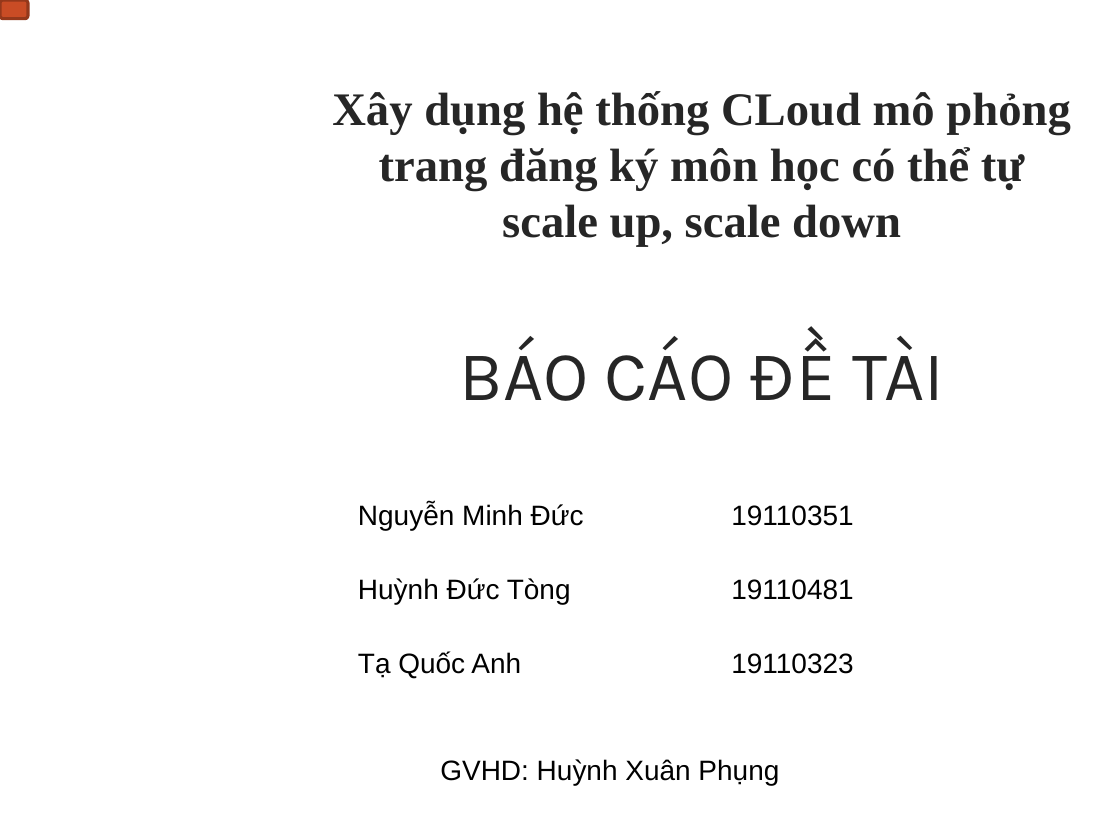
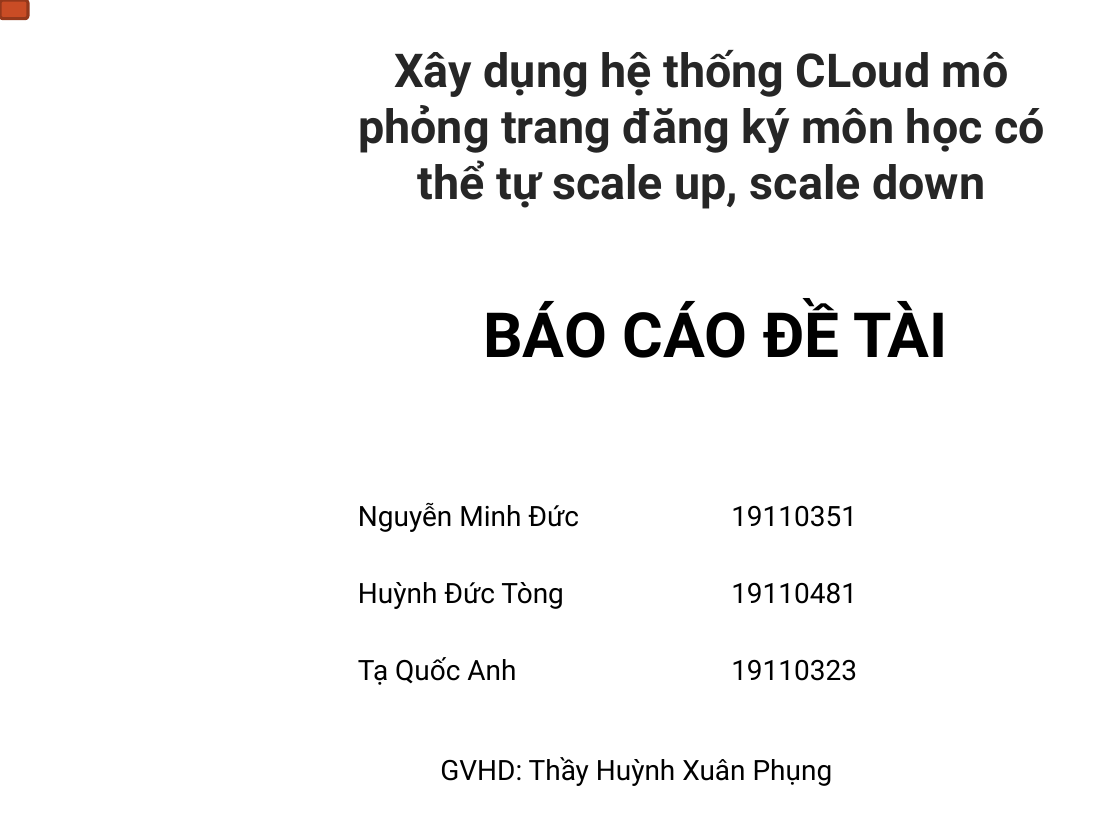
Before and after one commit to ducnhoxlatui/CloudComputing_Group30, a slide deck: slide 1 of BaoCaoCacTuan/BaoCaoCuoiKi.pptx. Drawn at 1120x840 pixels with LibreOffice and Linux fonts; fonts in the diff are those of the drawing; background and template pictures are left out. Boxes give left, top, right and bottom in pixels: in the first picture for what was removed or moved away, otherwise in the second. Text is boxed around its words. In the diff, an @@ line names an element or a change of style, - is before the commit and + after.

```diff
--- a/BaoCaoCacTuan/BaoCaoCuoiKi.pptx
+++ b/BaoCaoCacTuan/BaoCaoCuoiKi.pptx
@@ title at (x1=358, y1=50, x2=1045, y2=209): text changed; font Times New Roman to Roboto @@
-Xây dụng hệ thống CLoud mô phỏng trang đăng ký môn học có thể tự scale up, scale down
-BÁO CÁO ĐỀ TÀI
+Xây dụng hệ thống CLoud mô phỏng trang đăng ký môn học có thể tự scale up, scale down
@@ text added at (x1=483, y1=300, x2=948, y2=358), 40 pt, text #000000, bold @@
+BÁO CÁO ĐỀ TÀI
@@ table at (x1=347, y1=495, x2=1093, y2=730) @@
@@ font Arial to Roboto @@
@@ text at (x1=440, y1=757, x2=833, y2=786): text changed; font Arial to Roboto @@
-GVHD: Huỳnh Xuân Phụng
+GVHD: Thầy Huỳnh Xuân Phụng
```
Also in this commit, not shown: 2 other slides changed, 3 slides added, 1 slide removed, 5 other files.
